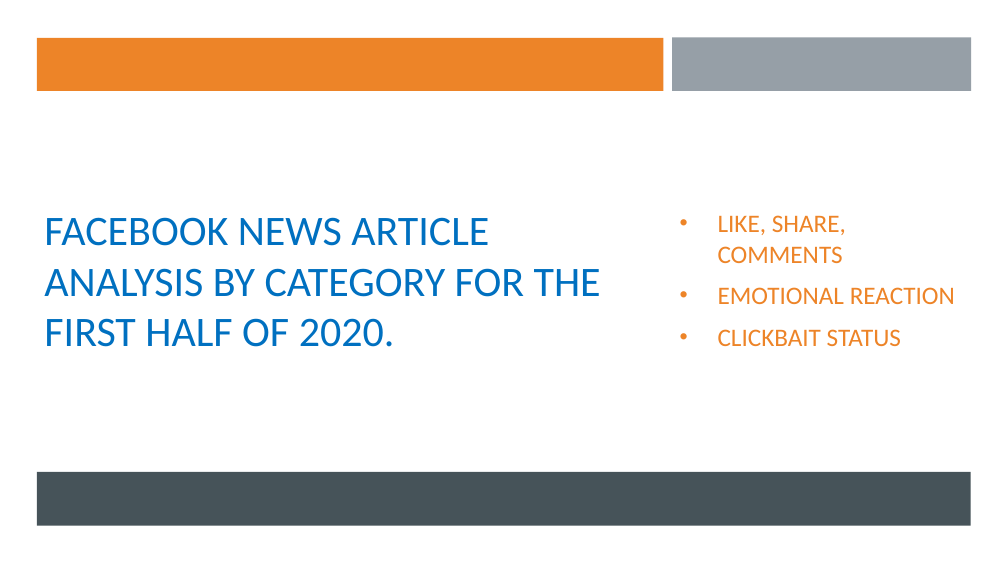
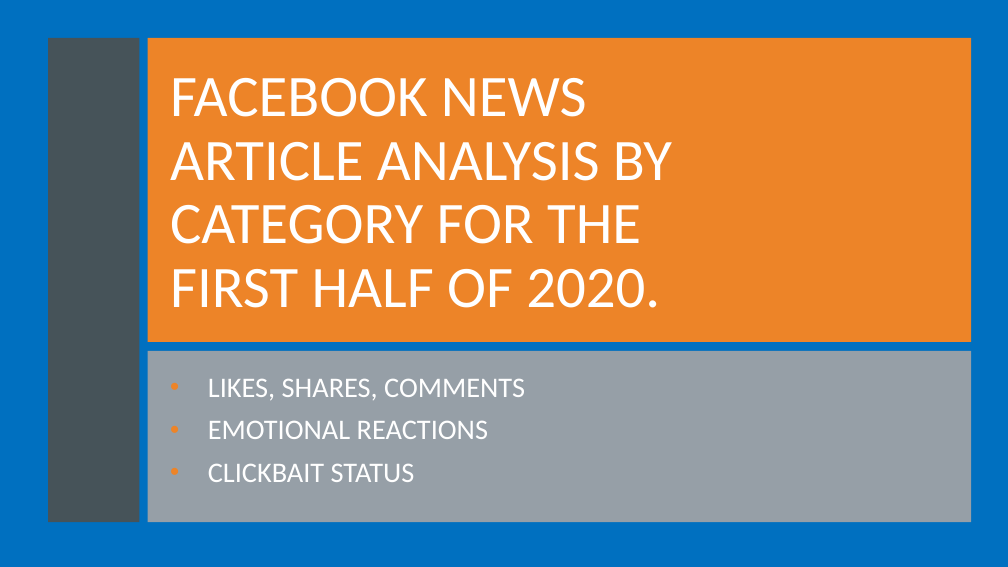
Before and after one commit to jakehtaylor/Classifying-Clickbait-Headlines, a slide deck: slide 1 of Group 9 - Facebook News Article Analysis.pptx (slide 3 before the commit). Drawn at 1008x567 pixels with LibreOffice and Linux fonts; fonts in the diff are those of the drawing. Boxes give left, top, right and bottom in pixels: in the first picture for what was removed or moved away, otherwise in the second. Text is boxed around its words. In the diff, an @@ line names an element or a change of style, - is before the commit and + after.

Commit message:
final powerpoint.

```diff
--- a/Group 9 - Facebook News Article Analysis.pptx
+++ b/Group 9 - Facebook News Article Analysis.pptx
@@ background #FFFFFF to #0070C0 @@
@@ rectangle at (0, 0, 1008, 567): fill #FFFFFF to #0070C0 @@
@@ rectangle removed at (37, 38, 664, 91) @@
@@ rectangle added at (48, 38, 140, 523), fill #465359 @@
@@ rectangle added at (147, 38, 971, 342), fill #ED8428 @@
@@ title "FACEBOOK NEWS ARTICLE ANALYSIS BY ...": place and size @@
-title "FACEBOOK NEWS ARTICLE ANALYSIS BY ..." at (44, 217, 601, 347)
+title "FACEBOOK NEWS ARTICLE ANALYSIS BY ..." at (170, 78, 672, 308)
@@ title "FACEBOOK NEWS ARTICLE ANALYSIS BY ..." at (170, 78, 672, 308): size 40 to 56 pt, text colour #0070C0 to #FFFFFF; line spacing 1 to 0.9 @@
@@ rectangle removed at (672, 38, 971, 91) @@
@@ rectangle added at (147, 351, 971, 523), fill #969FA7 @@
@@ subtitle "LIKES, SHARES, COMMENTS": place and size @@
-subtitle "LIKES, SHARES, COMMENTS" at (718, 215, 955, 346)
+subtitle "LIKES, SHARES, COMMENTS" at (208, 379, 525, 482)
@@ subtitle "LIKES, SHARES, COMMENTS" at (208, 379, 525, 482): vertical alignment middle to top @@
@@ subtitle at (208, 379, 525, 439): text changed; size 24 to 27 pt; text colour #ED8428 to #FFFFFF @@
-• LIKE, SHARE, COMMENTS
-• EMOTIONAL REACTION
+• LIKES, SHARES, COMMENTS
+• EMOTIONAL REACTIONS
@@ rectangle removed at (37, 472, 971, 526) @@
@@ subtitle at (208, 464, 415, 482): size 24 to 27 pt, text colour #ED8428 to #FFFFFF in "CLICKBAIT STATUS"; line spacing 1 to 0.9 @@
```
Also in this commit, not shown: 4 other slides changed, 1 slide added, 2 slides removed, 28 other files.
